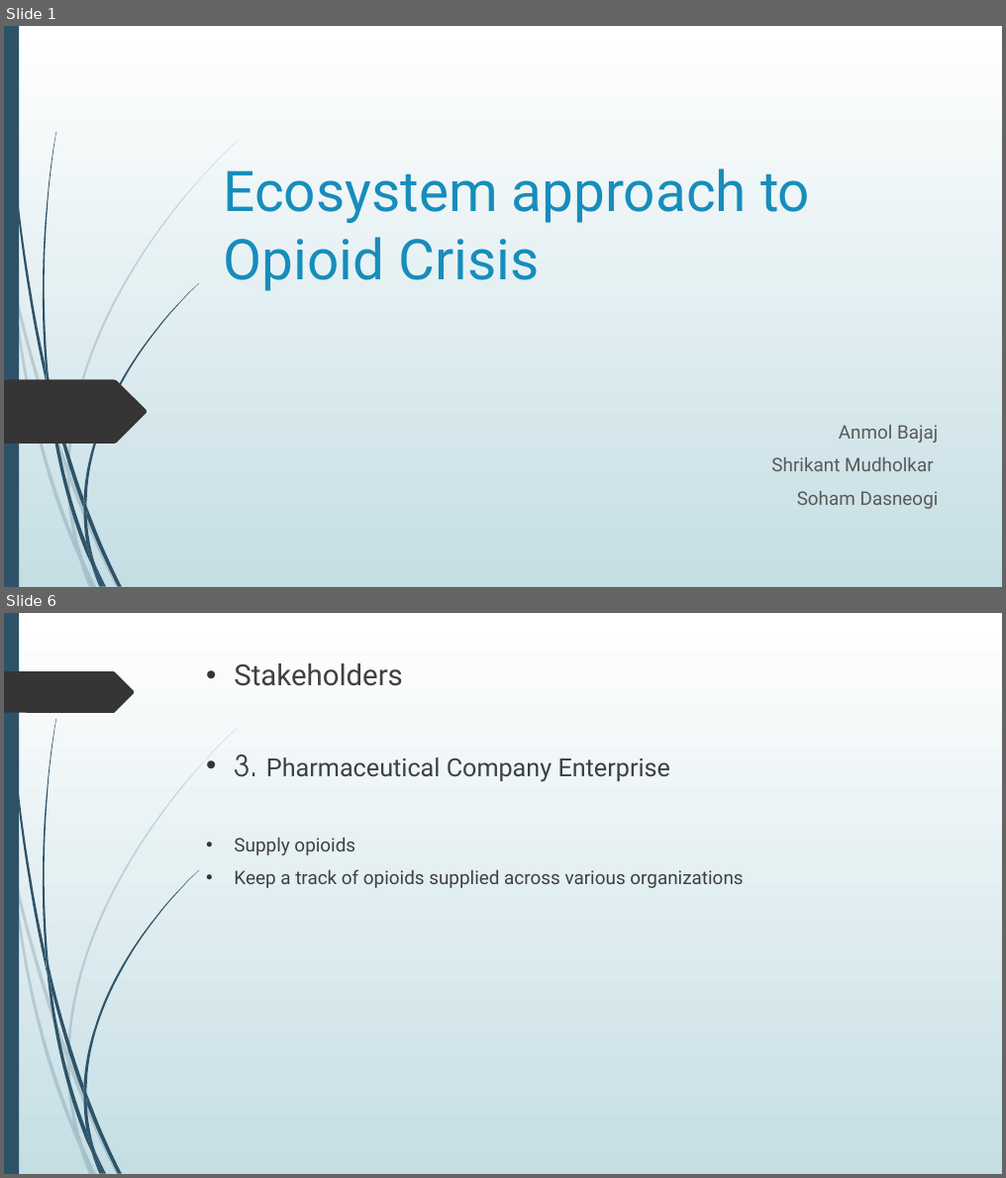
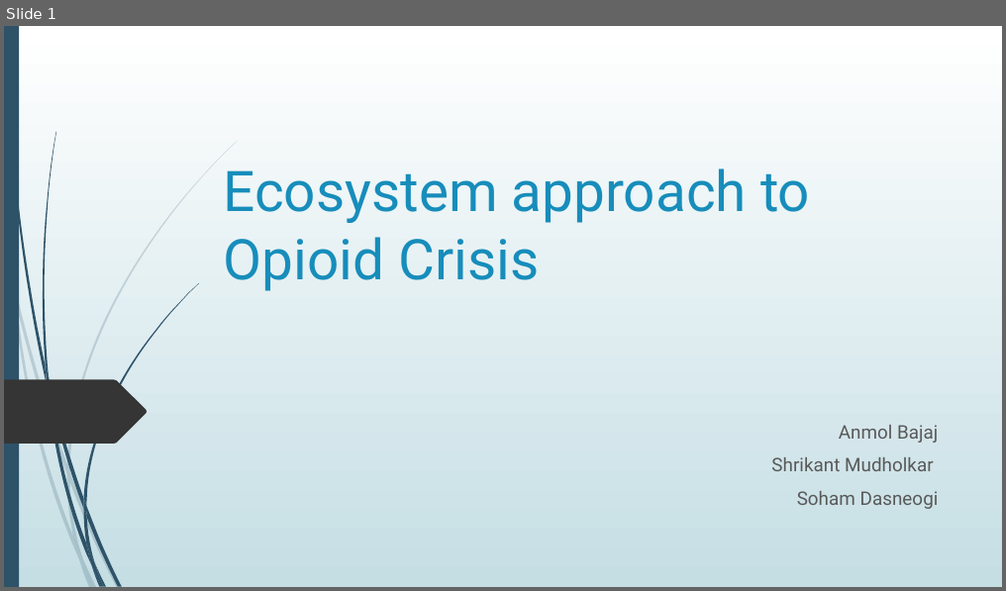
Before and after one commit to shrican/ecosystem-approach-to-opioid-crisis, a slide deck: Ecosystem approach to Opioid Crisis.pptx. Shown one above the other, each under a label of ours: slides 1 and 6 before the commit, slide 1 after it; the slides between them are not shown. The pictures are 1006x1178 and 1006x591 pixels, drawn with LibreOffice and Linux fonts; fonts in the diff are those of the drawing. Boxes give left, top, right and bottom in pixels: in the first picture for what was removed or moved away, otherwise in the second. Text is boxed around its words. In the diff, an @@ line names an element or a change of style, - is before the commit and + after.

```diff
--- a/Ecosystem approach to Opioid Crisis.pptx
+++ b/Ecosystem approach to Opioid Crisis.pptx
@@ slide 6 removed at [4,613,1002,1174], background gradient #FFFFFF to #C5DEE5; not listed: 23 template elements that a slide beside it also shows @@
@@ freeform shape removed at [4,671,135,713] @@
@@ text removed at [234,663,743,888] @@
-• Stakeholders
-• 3. Pharmaceutical Company Enterprise
-• Supply opioids
-• Keep a track of opioids supplied across various organizations
```
Also in this commit, not shown: 4 slides changed, 11 slides added, 4 other slides removed, 4 other files.
